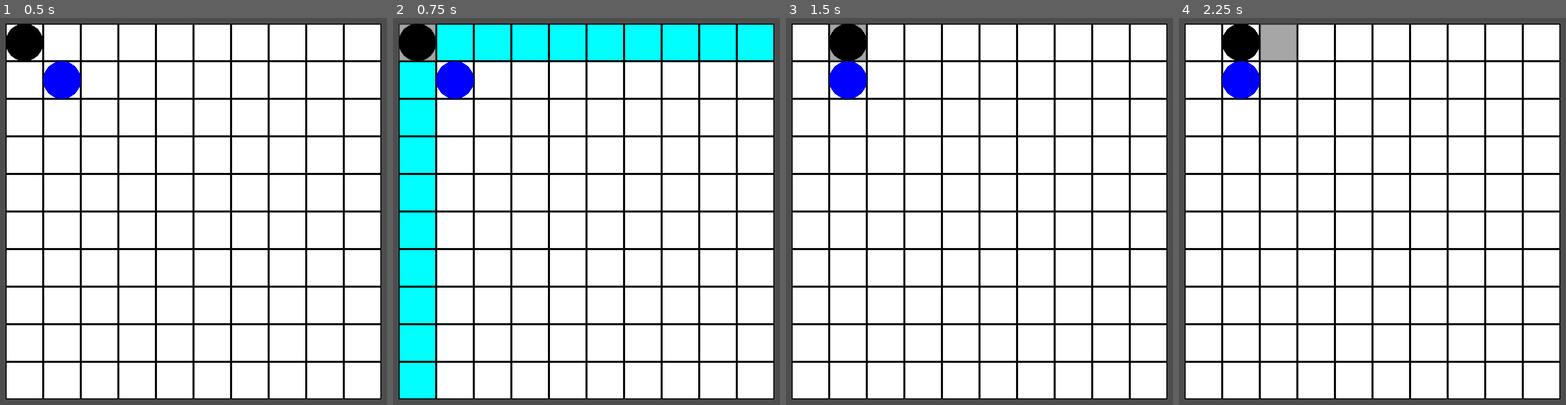
Above: before the commit, frames 1-4 (left to right).
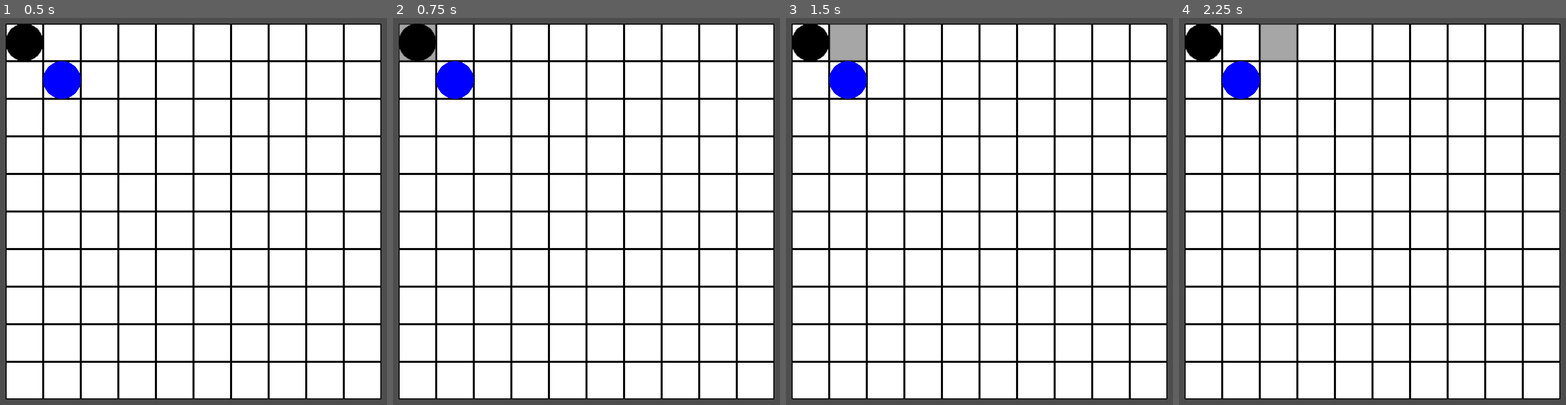
Above: after the commit, the same moments.

Repository: dlee4901/grid-game
Game: Godot game, scene res://scenes/main.tscn
The game is run twice, just before and just after one commit, with the same random seed, the same clock (stepped at 60 frames per second) and the same inputs.
Inputs (mouse positions are in pixels of both pictures, inside the frame that each line leads up to):
- Up to frame 1 (0.5 s): no input
- Up to frame 2 (0.75 s): tap Enter at 0.5 s; move the mouse to (416, 41) at 0.52 s; tap W (key_w) at 0.6 s; click (416, 41) at 0.67 s
- Up to frame 3 (1.5 s): tap Space at 1.25 s; move the mouse to (847, 41) at 1.27 s; click (847, 41) at 1.35 s
- Up to frame 4 (2.25 s): tap Enter at 2 s; move the mouse to (1279, 41) at 2.02 s; tap W (key_w) at 2.1 s; click (1279, 41) at 2.17 s

Frame 1 is identical in both runs. In frame 2, 15% of the frame differs, in the area x 1-99%, y 1-99%; in frame 3, 1.5%; in frame 4, 1.5%.
Error after the commit: Invalid call. Nonexistent function 'hide' in base 'Nil'. (res://scripts/states/grid/selecting_unit.gd:7)

Commit message:
wip integrate state machine for grid

Diff:
--- a/scenes/grid.tscn
+++ b/scenes/grid.tscn
@@ -1,8 +1,13 @@
-[gd_scene load_steps=4 format=3 uid="uid://b5iechvgmcuhk"]
+[gd_scene load_steps=9 format=3 uid="uid://b5iechvgmcuhk"]
 
 [ext_resource type="Script" path="res://scripts/grid.gd" id="1_65r8e"]
+[ext_resource type="Script" path="res://scripts/states/state_machine.gd" id="2_ollib"]
 [ext_resource type="PackedScene" uid="uid://bo44esq5rm4je" path="res://scenes/units/rook.tscn" id="2_rcyo4"]
+[ext_resource type="Script" path="res://scripts/states/grid/selecting_unit.gd" id="3_u5a3d"]
 [ext_resource type="PackedScene" uid="uid://m64korwinjyr" path="res://scenes/units/bishop.tscn" id="3_xdcsv"]
+[ext_resource type="Script" path="res://scripts/states/grid/selecting_gui.gd" id="4_avfta"]
+[ext_resource type="Script" path="res://scripts/states/grid/selecting_traversal.gd" id="5_cc6l7"]
+[ext_resource type="Script" path="res://scripts/unit_gui.gd" id="7_eamlq"]
 
 [node name="Grid" type="Node2D"]
 z_index = -1
@@ -15,3 +20,25 @@
 grid_position = Vector2i(1, 1)
 
 [node name="Bishop" parent="." instance=ExtResource("3_xdcsv")]
+
+[node name="CanvasLayer" type="CanvasLayer" parent="."]
+
+[node name="UnitGUI" type="VBoxContainer" parent="CanvasLayer"]
+offset_right = 40.0
+offset_bottom = 40.0
+script = ExtResource("7_eamlq")
+
+[node name="StateMachine" type="Node" parent="." node_paths=PackedStringArray("initial_state")]
+script = ExtResource("2_ollib")
+initial_state = NodePath("SelectingUnit")
+
+[node name="SelectingUnit" type="Node" parent="StateMachine"]
+script = ExtResource("3_u5a3d")
+
+[node name="SelectingGui" type="Node" parent="StateMachine"]
+script = ExtResource("4_avfta")
+
+[node name="SelectingTraversal" type="Node" parent="StateMachine"]
+script = ExtResource("5_cc6l7")
+
+[connection signal="button_pressed" from="CanvasLayer/UnitGUI" to="." method="_on_unit_gui_button_pressed"]
--- a/scenes/units/bishop.tscn
+++ b/scenes/units/bishop.tscn
@@ -2,7 +2,7 @@
 
 [ext_resource type="Script" path="res://scripts/unit.gd" id="1_44gua"]
 [ext_resource type="Texture2D" uid="uid://con6mwvwf5ewb" path="res://assets/circle-blue.png" id="2_rqooy"]
-[ext_resource type="Script" path="res://scripts/move.gd" id="3_o278l"]
+[ext_resource type="Script" path="res://scripts/traversal.gd" id="3_fe8nf"]
 
 [node name="Bishop" type="Node2D"]
 script = ExtResource("1_44gua")
@@ -14,6 +14,6 @@
 texture = ExtResource("2_rqooy")
 
 [node name="Move" type="Node" parent="."]
-script = ExtResource("3_o278l")
+script = ExtResource("3_fe8nf")
 direction = 3
 distance = -1
--- a/scenes/units/rook.tscn
+++ b/scenes/units/rook.tscn
@@ -2,7 +2,7 @@
 
 [ext_resource type="Script" path="res://scripts/unit.gd" id="1_tm2vb"]
 [ext_resource type="Texture2D" uid="uid://cqxvni8jup7gw" path="res://assets/circle-black.png" id="2_84dy2"]
-[ext_resource type="Script" path="res://scripts/move.gd" id="3_ybfpc"]
+[ext_resource type="Script" path="res://scripts/traversal.gd" id="3_bbfhu"]
 
 [node name="Rook" type="Node2D"]
 script = ExtResource("1_tm2vb")
@@ -12,6 +12,6 @@
 texture = ExtResource("2_84dy2")
 
 [node name="Move" type="Node" parent="."]
-script = ExtResource("3_ybfpc")
+script = ExtResource("3_bbfhu")
 direction = 4
 distance = -1
--- a/scripts/grid.gd
+++ b/scripts/grid.gd
@@ -12,7 +12,13 @@
 var tiles: Array[Tile]
 var units: Array[Unit]
 var terrain: Array[Terrain]
+
+@onready var unit_gui = get_node("CanvasLayer").get_node("UnitGUI")
+#@onready var state_machine = $StateMachine
+var state_machine: StateMachine
+
 var selected_position: Vector2i
+var traversable_positions: Array[Vector2i]
 
 # Called when the node enters the scene tree for the first time.
 func _ready():
@@ -22,26 +28,38 @@
 	selected_position = Vector2i(0, 0)
 	init_tiles()
 	place_units()
+	print(unit_gui)
+	print("test1")
+	state_machine = get_node("StateMachine")
+	print("test2")
 
 # Called every frame. 'delta' is the elapsed time since the previous frame.
 func _process(delta):
 	pass
 
 func _on_tile_selected(grid_position: Vector2i):
-	var positions: Array[Vector2i]
-	var unit = get_unit(grid_position)
-	if not selected_position:
-		if unit != null:
-			positions = get_traversable_positions(grid_position)
-			set_tiles_traversable(positions)
-			selected_position = grid_position
-		else:
-			reset_all_tiles()
+	selected_position = grid_position
+	if get_unit(selected_position):
+		state_machine.current_state.unit_selected()
 	else:
-		if get_tile(grid_position).state["traversable"]:
-			update_unit_position(selected_position, grid_position)
-		selected_position = Vector2i(0, 0)
-		reset_all_tiles()
+		state_machine.current_state.tile_selected()
+	#var positions: Array[Vector2i]
+	#var unit = get_unit(grid_position)
+	#if not selected_position:
+		#if unit != null:
+			#positions = get_traversable_positions(grid_position)
+			#set_tiles_traversable(positions)
+			#selected_position = grid_position
+		#else:
+			#reset_all_tiles()
+	#else:
+		#if get_tile(grid_position).state["traversable"]:
+			#update_unit_position(selected_position, grid_position)
+		#selected_position = Vector2i(0, 0)
+		#reset_all_tiles()
+
+func _on_unit_gui_button_pressed(traversal):
+	state_machine.current_state.traversal_selected(traversal)
 
 func place_units():
 	for child in get_children():
@@ -104,24 +122,25 @@
 	for i in positions:
 		get_tile(i).set_traversable(true)
 
-func get_traversable_positions(position: Vector2i) -> Array[Vector2i]:
+func get_traversable_positions(position: Vector2i, traversal: Traversal) -> Array[Vector2i]:
 	var traversal_positions: Array[Vector2i]
 	var unit = get_unit(position)
 	if not is_legal_position(position) or unit == null:
 		return traversal_positions
-	var absolute_directions = get_absolute_directions(get_unit(position))
+	var absolute_directions = get_absolute_directions(get_unit(position), traversal)
 	var xy_directions = get_xy_directions(absolute_directions)
 	var valid_positions: Array[Vector2i]
-	if unit.move.direction == Move.Direction.step or unit.move.direction == Move.Direction.stride:
-		valid_positions = get_valid_positions_step(position, xy_directions, unit)
+	if unit.traversal.direction == Traversal.Direction.step or unit.traversal.direction == Traversal.Direction.stride:
+		valid_positions = get_valid_positions_step(position, xy_directions, traversal)
 	else:
-		valid_positions = get_valid_positions(position, xy_directions, unit)
+		valid_positions = get_valid_positions(position, xy_directions, traversal)
+	set_tiles_traversable(valid_positions)
 	return valid_positions
 
-func get_valid_positions_step(initial_position: Vector2i, xy_directions: Array[Vector2i], unit: Unit) -> Array[Vector2i]:
+func get_valid_positions_step(initial_position: Vector2i, xy_directions: Array[Vector2i], traversal: Traversal) -> Array[Vector2i]:
 	var unique_positions = {initial_position: null}
 	var valid_positions: Array[Vector2i]
-	var distance = unit.move.distance
+	var distance = traversal.distance
 	if distance == -1:
 		distance = max(max_x, max_y)
 	for i in distance+1:
@@ -134,10 +153,10 @@
 	valid_positions.erase(initial_position)
 	return valid_positions
 
-func get_valid_positions(initial_position: Vector2i, xy_directions: Array[Vector2i], unit: Unit) -> Array[Vector2i]:
+func get_valid_positions(initial_position: Vector2i, xy_directions: Array[Vector2i], traversal: Traversal) -> Array[Vector2i]:
 	var unique_positions = {}
 	var valid_positions: Array[Vector2i]
-	var distance = unit.move.distance
+	var distance = traversal.distance
 	if distance == -1:
 		distance = max(max_x, max_y)
 	for i in distance:
@@ -173,45 +192,45 @@
 		xy_directions.append(Vector2i(x, y))
 	return xy_directions
 
-func get_absolute_directions(unit: Unit) -> Array[bool]:
+func get_absolute_directions(unit: Unit, traversal: Traversal) -> Array[bool]:
 	var directions : Array[bool] = [false, false, false, false, false, false, false, false]
-	match unit.move.direction:
-		Move.Direction.stride, Move.Direction.line:
+	match traversal.direction:
+		Traversal.Direction.stride, Traversal.Direction.line:
 			for i in range(0, 8):
 				directions[i] = true
-		Move.Direction.diagonal:
+		Traversal.Direction.diagonal:
 			for i in range(0, 8):
 				if i % 2 == 1:
 					directions[i] = true
-		Move.Direction.step, Move.Direction.straight:
+		Traversal.Direction.step, Traversal.Direction.straight:
 			for i in range(0, 8):
 				if i % 2 == 0:
 					directions[i] = true
-		Move.Direction.horizontal:
+		Traversal.Direction.horizontal:
 			directions[2] = true;
 			directions[6] = true;
-		Move.Direction.vertical:
+		Traversal.Direction.vertical:
 			directions[0] = true;
 			directions[4] = true;
-		Move.Direction.N:
+		Traversal.Direction.N:
 			directions[0] = true;
-		Move.Direction.NE:
+		Traversal.Direction.NE:
 			directions[1] = true;
-		Move.Direction.E:
+		Traversal.Direction.E:
 			directions[2] = true;
-		Move.Direction.SE:
+		Traversal.Direction.SE:
 			directions[3] = true;
-		Move.Direction.S:
+		Traversal.Direction.S:
 			directions[4] = true;
-		Move.Direction.SW:
+		Traversal.Direction.SW:
 			directions[5] = true;
-		Move.Direction.W:
+		Traversal.Direction.W:
 			directions[6] = true;
-		Move.Direction.NW:
+		Traversal.Direction.NW:
 			directions[7] = true;
 		_:
 			print("grid::get_absolute_directions() - Invalid direction")
-	if unit.move.relative_facing:
+	if traversal.relative_facing:
 		var shift = 0
 		match unit.facing:
 			Unit.Facing.N:
--- a/scripts/states/grid/idle.gd
+++ /dev/null
@@ -1,17 +0,0 @@
-extends State
-class_name GridIdle
-
-@export var grid: Grid
-
-func enter():
-	grid.reset_all_tiles()
-	print("idle")
-
-func exit():
-	pass
-
-func update(delta):
-	pass
-
-func _on_tile_selected(grid_position):
-	print(grid_position)
--- /dev/null
+++ b/scripts/states/grid/selecting_gui.gd
@@ -0,0 +1,19 @@
+extends State
+class_name SelectingGui
+
+var unit: Unit
+
+func enter():
+	unit = ref.get_unit(ref.selected_position)
+	ref.unit_gui.load_traversals(unit)
+	ref.unit_gui.show()
+
+func tile_selected():
+	transition.emit(self, "SelectingUnit")
+
+func unit_selected():
+	enter()
+
+func traversal_selected(traversal):
+	ref.trafersable_positions = ref.get_traversable_positions(unit, traversal)
+	transition.emit(self, "SelectingTraversal")
--- a/scripts/states/grid/selecting_move.gd
+++ /dev/null
@@ -1,13 +0,0 @@
-extends State
-class_name GridSelectingMove
-
-@export var grid: Grid
-
-func enter():
-	print("selecting")
-
-func exit():
-	pass
-
-func update(delta):
-	pass
--- /dev/null
+++ b/scripts/states/grid/selecting_traversal.gd
@@ -0,0 +1,21 @@
+extends State
+class_name SelectingTraversal
+
+var unit: Unit
+var starting_position: Vector2i
+
+func enter():
+	unit = ref.get_unit(ref.selected_position)
+	starting_position = ref.selected_position
+
+func tile_selected():
+	if ref.selected_position.state["traversable"]:
+		ref.update_unit_position(starting_position, ref.selected_position)
+		ref.selected_position = Vector2(0, 0)
+	transition.emit(self, "SelectingUnit")
+
+func unit_selected():
+	transition.emit(self, "SelectingGui")
+
+func traversal_selected(traversal):
+	ref.trafersable_positions = ref.get_traversable_positions(unit, traversal)
--- /dev/null
+++ b/scripts/states/grid/selecting_unit.gd
@@ -0,0 +1,13 @@
+extends State
+class_name SelectingUnit
+
+func enter():
+	ref.reset_all_tiles()
+	print(ref.unit_gui)
+	ref.unit_gui.hide()
+
+func tile_selected():
+	enter()
+
+func unit_selected():
+	transition.emit(self, "SelectingGui")
--- a/scripts/states/state.gd
+++ b/scripts/states/state.gd
@@ -2,6 +2,8 @@
 class_name State
 
 signal transition(old, new)
+
+@onready var ref = get_parent().get_parent()
 
 func enter():
 	pass
--- a/scripts/move.gd
+++ b/scripts/traversal.gd
@@ -1,10 +1,18 @@
 extends Node
-class_name Move
+class_name Traversal
 
+enum Type {move, select}
 enum Direction {step, stride, line, diagonal, straight, horizontal, vertical, N, NE, E, SE, S, SW, W, NW}
 
+@export var type: Type
+@export var title: String
 @export var direction: Direction
 @export var distance: int
 @export var exact: bool
 @export var relative_facing: bool
-@export var move_chain: Move
+
+@export var traversal_chain: Traversal
+
+#func _ready():
+	#if type == Type.move:
+		#title = "move"
--- a/scripts/unit.gd
+++ b/scripts/unit.gd
@@ -8,11 +8,11 @@
 @export var current_health: int
 @export var facing: Facing
 
-var move: Move
+var traversals: Array[Traversal]
 
 enum Facing {N, E, S, W}
 
 func _ready():
 	for child in get_children():
-		if child is Move:
-			move = child
+		if child is Traversal:
+			traversals.append(child)
--- /dev/null
+++ b/scripts/unit_gui.gd
@@ -0,0 +1,15 @@
+extends VBoxContainer
+class_name UnitGUI
+
+var buttons: Array[Button]
+
+signal button_pressed(traversal)
+
+func load_traversals(traversals: Array[Traversal]):
+	for traversal in traversals:
+		var button = Util.load_tree_object(self, Button)
+		button.text = traversal.name
+		button.pressed.connect(_on_button_pressed.bind(button.text))
+
+func _on_button_pressed(button):
+	button_pressed.emit(button)
